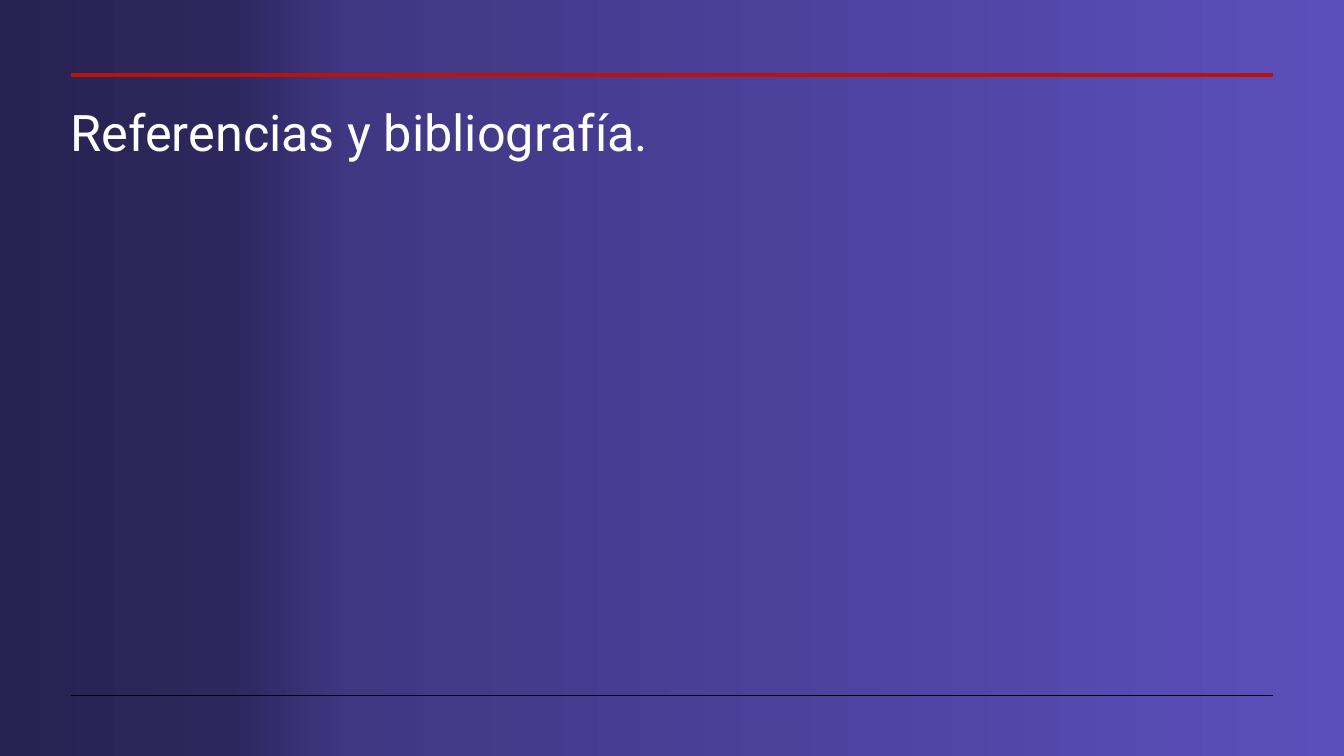
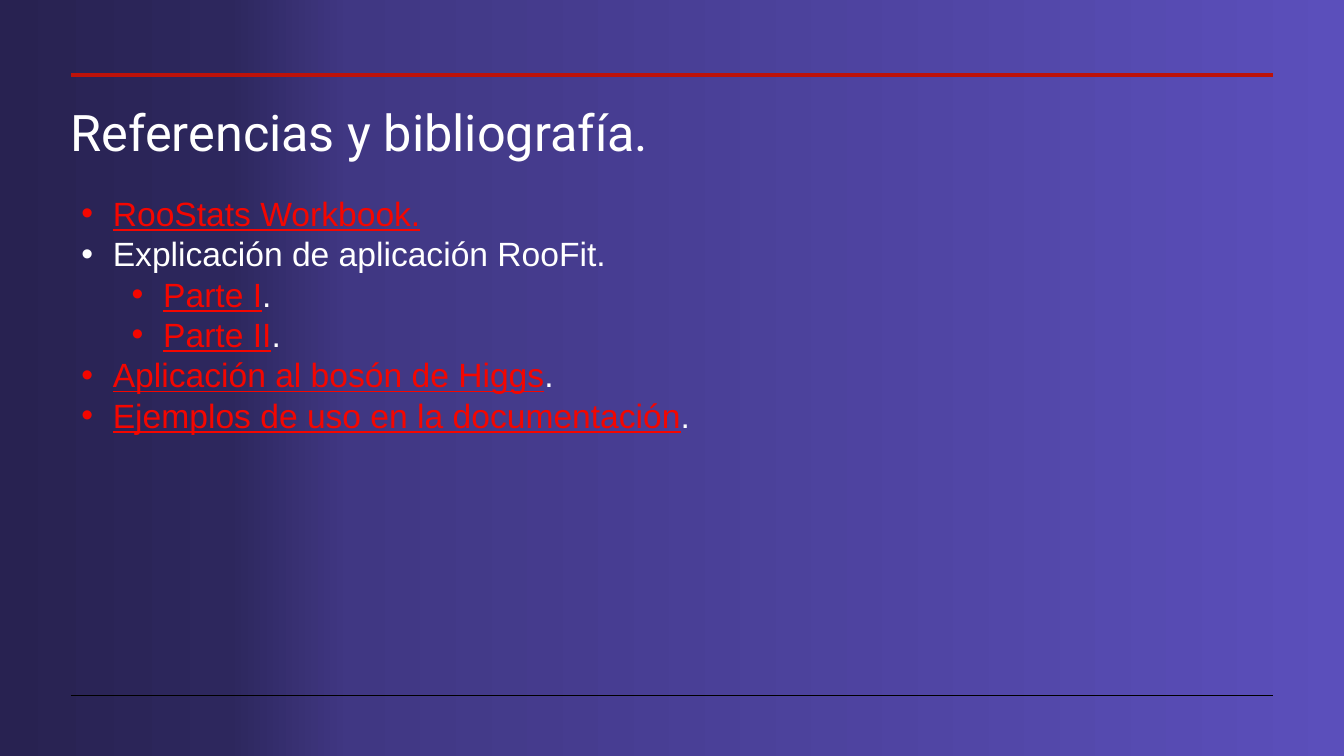
Before and after one commit to cdavidgutierrez/ProyectoFinal_CERN_ROOT, a slide deck: slide 16 of Workspaces en root.pptx (slide 13 before the commit). Drawn at 1344x756 pixels with LibreOffice and Linux fonts; fonts in the diff are those of the drawing. Boxes give left, top, right and bottom in pixels: in the first picture for what was removed or moved away, otherwise in the second. Text is boxed around its words. In the diff, an @@ line names an element or a change of style, - is before the commit and + after.

```diff
--- a/Workspaces en root.pptx
+++ b/Workspaces en root.pptx
@@ text added at bbox=[113, 201, 690, 435], 24 pt, text #F40600, underline @@
+• RooStats Workbook.
+• Explicación de aplicación RooFit.
+  • Parte I.
+  • Parte II.
+• Aplicación al bosón de Higgs.
+• Ejemplos de uso en la documentación.
```
Also in this commit, not shown: 5 other slides changed, 3 slides added.
